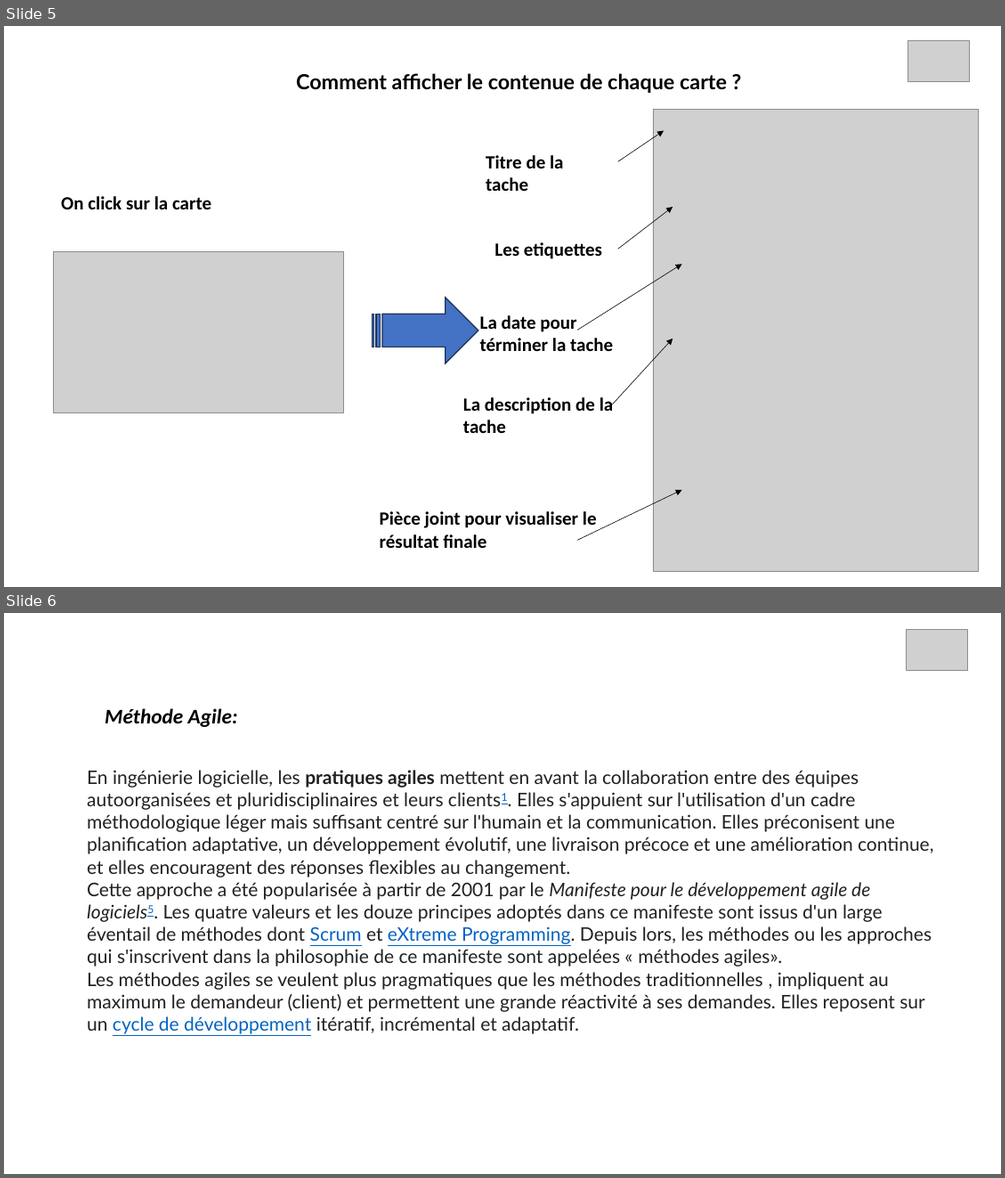
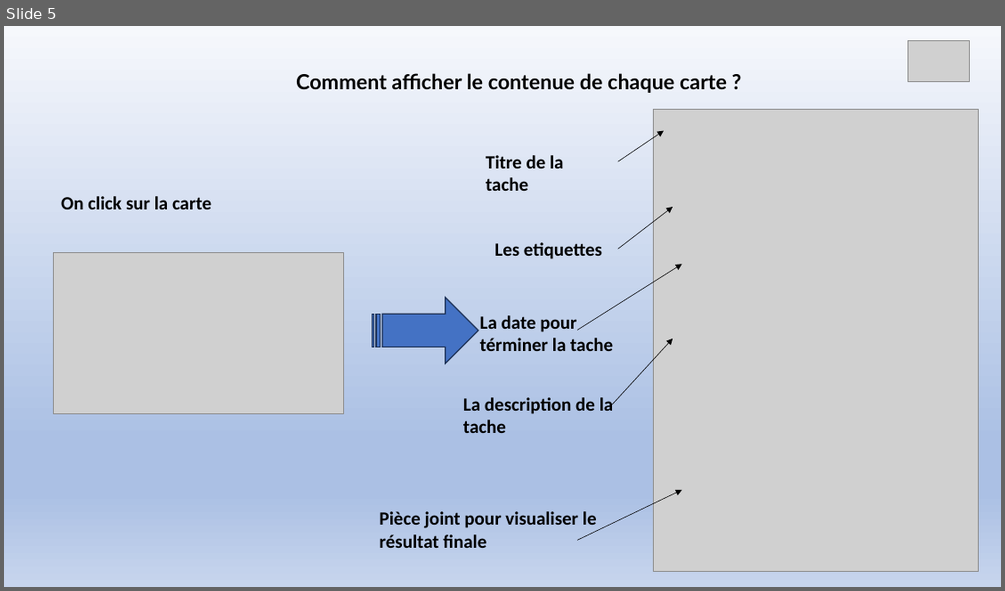
Before and after one commit to 88Hajar/Projet-7, a slide deck: BENAISSA_HAJAR_3_KANBAN.pptx. Shown one above the other, each under a label of ours: slides 5 and 6 before the commit, slide 5 after it. The pictures are 1005x1178 and 1005x591 pixels, drawn with LibreOffice and Linux fonts; fonts in the diff are those of the drawing; grey boxes stand for pictures. Boxes give left, top, right and bottom in pixels: in the first picture for what was removed or moved away, otherwise in the second. Text is boxed around its words. In the diff, an @@ line names an element or a change of style, - is before the commit and + after.

```diff
--- a/BENAISSA_HAJAR_3_KANBAN.pptx
+++ b/BENAISSA_HAJAR_3_KANBAN.pptx
@@ slide 6 removed at box(4, 613, 1001, 1174), background #FFFFFF @@
@@ picture removed at box(906, 629, 968, 671) @@
@@ text removed at box(105, 708, 238, 727) @@
-Méthode Agile:
@@ text removed at box(87, 770, 934, 1034) @@
-En ingénierie logicielle, les pratiques agiles mettent en avant la collaboration entre des équipes autoorganisées et pluridisciplinaires et leurs clients1. Elles s'appuient sur l'utilisation d'un cadre méthodologique léger mais suffisant centré sur l'humain et la communication. Elles préconisent une planification adaptative, un développement évolutif, une livraison précoce et une amélioration continue, et elles encouragent des réponses flexibles au changement.
-Cette approche a été popularisée à partir de 2001 par le Manifeste pour le développement agile de logiciels5. Les quatre valeurs et les douze principes adoptés dans ce manifeste sont issus d'un large éventail de méthodes dont Scrum et eXtreme Programming. Depuis lors, les méthodes ou les approches qui s'inscrivent dans la philosophie de ce manifeste sont appelées « méthodes agiles».
-Les méthodes agiles se veulent plus pragmatiques que les méthodes traditionnelles , impliquent au maximum le demandeur (client) et permettent une grande réactivité à ses demandes. Elles reposent sur un cycle de développement itératif, incrémental et adaptatif.
@@ slide 5 changed as well @@
@@ background #FFFFFF to gradient #F6F8FC to #ABC0E4 to #C7D5ED @@
```
Also in this commit, not shown: 5 other slides changed, 1 slide added, 2 other files.
